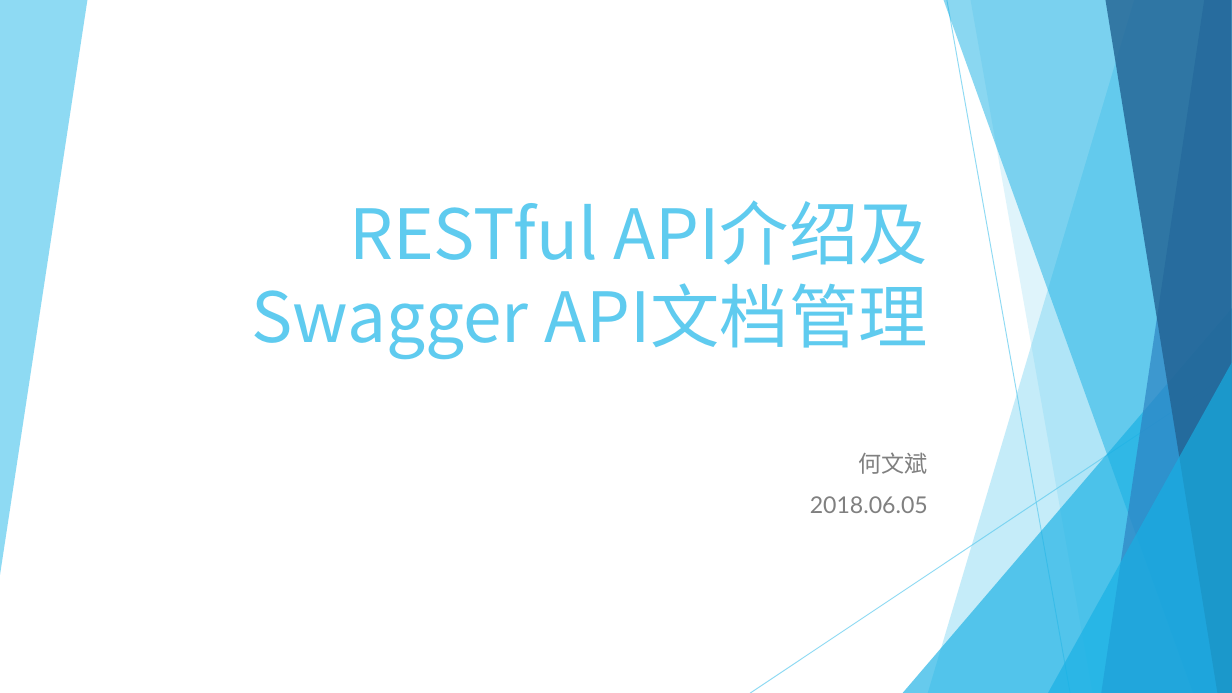
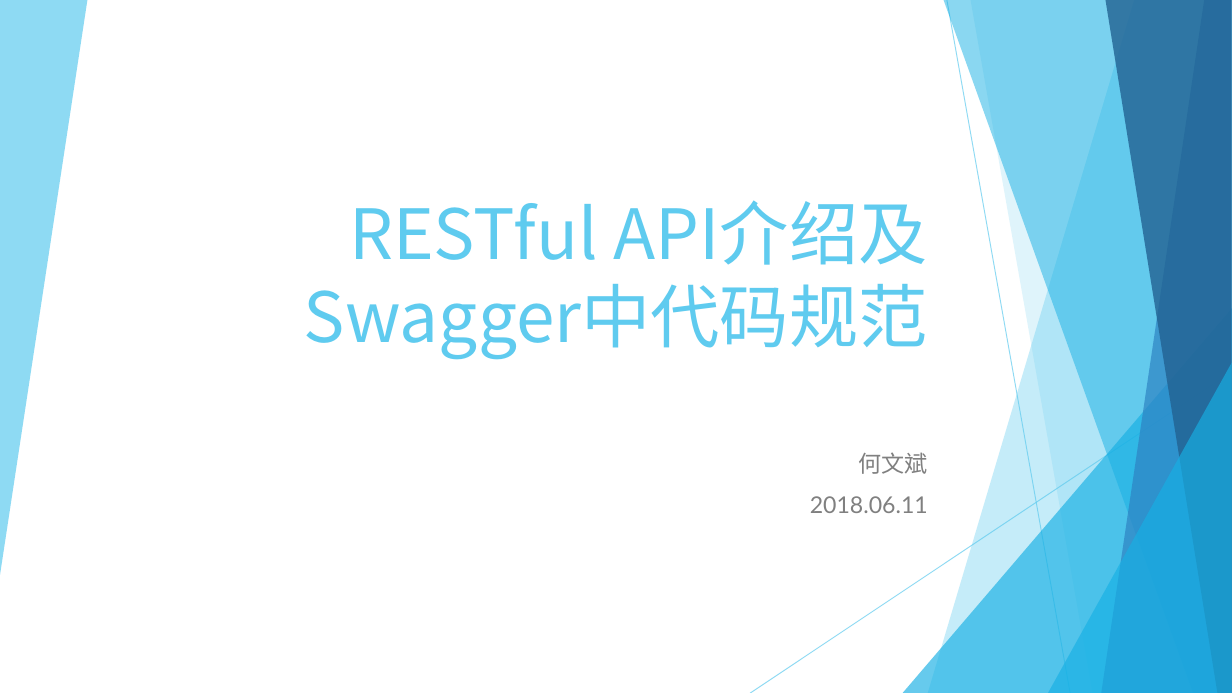
Before and after one commit to Crab2died/micro-boot, a slide deck: slide 1 of rest-api/RESTful.pptx. Drawn at 1232x693 pixels with LibreOffice and Linux fonts; fonts in the diff are those of the drawing. Boxes give left, top, right and bottom in pixels: in the first picture for what was removed or moved away, otherwise in the second. Text is boxed around its words. In the diff, an @@ line names an element or a change of style, - is before the commit and + after.

Commit message:
restful ppt

```diff
--- a/rest-api/RESTful.pptx
+++ b/rest-api/RESTful.pptx
@@ title at [304,200,928,359]: text changed @@
-RESTful API介绍及
-Swagger API文档管理
+RESTful API介绍及
+Swagger中代码规范
@@ subtitle at [810,496,928,513]: text changed @@
-2018.06.05
+2018.06.11
```
Also in this commit, not shown: 12 other slides changed, 6 slides added.
